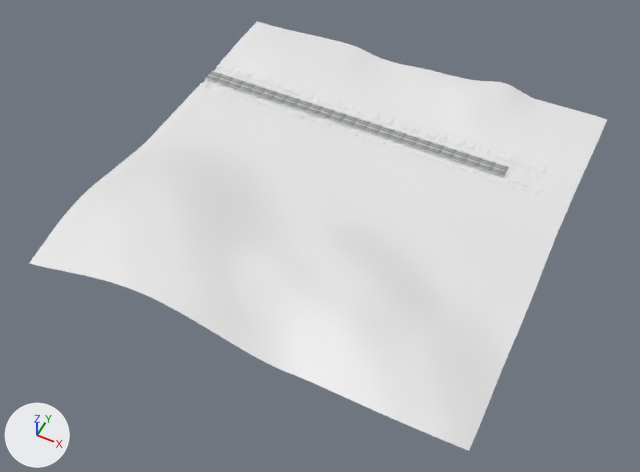
The FBX model unity/Assets/scene_1.fbx, before and after one commit.
Both versions are drawn from a camera (50 mm lens) standing at (186.0, -399.0, 446.0) and looking at (1.0, -28.0, -17.0). Lighting does not change. The marker at lower left points along +X, +Y and +Z. Where no turn or scale is listed for an object, it has been applied to the vertices. Vertices at the same position are counted once.

The first picture shows 'Plane', 'road_8x_10y_03z'.
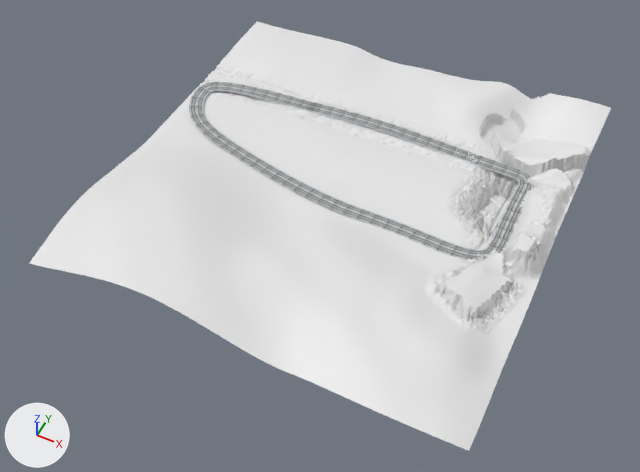
What differs and where, as boxes (x1, y1, x2, y2) in the pictures (640 x 472 px; the box of a moved part takes in the faces that stretch with it):
'Plane', reshaped
    before: (29, 21, 607, 451)
    after: (29, 21, 611, 451)
'road_8x_10y_03z', reshaped, moved (13% wider, 69% taller)
    before: (205, 71, 509, 176)
    after: (189, 82, 534, 260)
part 1 of me_plane_002, moved or reshaped
    before: (295, 88, 607, 385)
    after: (295, 88, 611, 384)
part 2 of me_plane_002, shading changed
    both: (29, 21, 580, 451)
part 3 of me_cube_002, added
    after: (189, 82, 534, 260)
part 4 of me_cube_002, deleted
    before: (205, 71, 509, 176)

The change in detail:
me_cube_002 is used by ob_road_8x_10y_03z; location (-144.9, 73.8, 0.0).
me_cube_002 had 4509 vertices, 4000 faces and spanned x -5.0..245.0, y -6.0..6.0, z 0.0.
me_cube_002 now has 11349 vertices, 10080 faces and spans x -140.0..131.0, y -91.0..14.0, z 199.0..205.0.
me_cube_002 part 3: 11349 vertices added at x -140.0..131.0, y -91.0..14.0, z 199.0..205.0.
me_cube_002 part 4: 4509 vertices removed from x -5.0..245.0, y -6.0..6.0, z 0.0.
me_plane_002 is used by ob_plane; location (0.0, 0.0, 0.0).
me_plane_002 had 40804 vertices, 40401 faces and spanned x -151.0..154.0, y -158.0..157.0, z -2.0..23.0.
me_plane_002 now has 40804 vertices, 40401 faces and spans x -151.0..154.0, y -158.0..157.0, z -15.0..23.0.
me_plane_002 part 1: 9897 of 40804 vertices moved; they spanned x -44.0..151.0, y -120.0..156.0, z -2.0..20.0 and now span x -44.0..151.0, y -120.0..156.0, z -15.0..23.0; mean shift (0.0, 0.0, 3.0); largest move (133.0, -5.0, 3.0) -> (133.0, -5.0, 22.0).
me_plane_002 part 2: edges marked sharp go from 54021 to 59588.
Object 'road_8x_10y_03z' (ob_road_8x_10y_03z) moves from (-144.9, 73.8, 0.0) to (-7.1, 69.3, -199.9).
